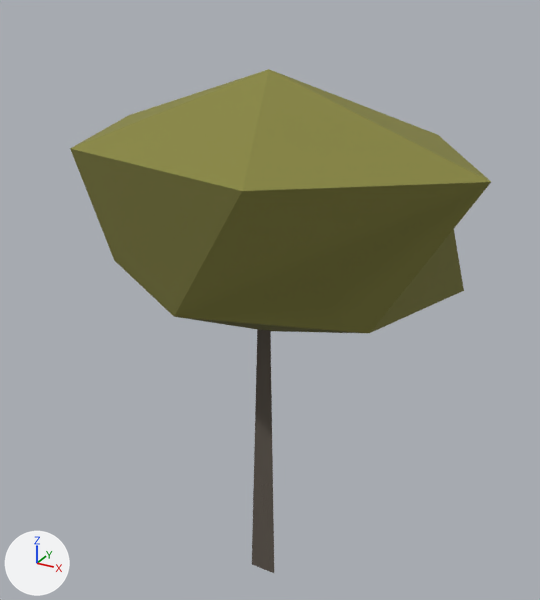
One commit to the glTF model public/models/woody-kit/hackberry-far.glb: the scene before it, then after it.
Both versions are drawn from a camera (50 mm lens) standing at (4.65, -8.34, 8.92) and looking at (0.06, 0.0, 4.75). Lighting does not change. The marker at lower left points along +X, +Y and +Z. The older version comes first. Where no turn or scale is listed for an object, it has been applied to the vertices. Vertices at exactly the same position are counted once.

Objects in the first picture: 'hackberry-far / foliage', 'hackberry-far / wood'.
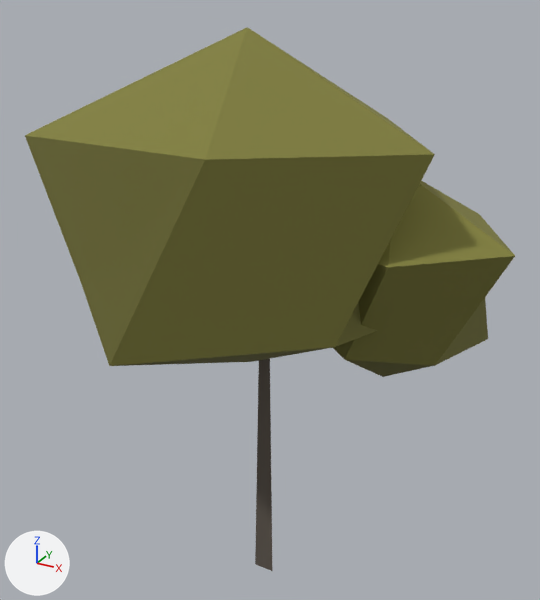
Edits to the scene script, one JSON object a line:
```json
{"block": "me_hackberry_far___foliage", "where": "# used by ob_hackberry_far___foliage; location = (0.0, 0.0, 0.0)"}
{"op": "remove", "block": "me_hackberry_far___foliage", "code": "me_hackberry_far___foliage.from_pydata(...)  # 14 vertices, 24 faces; spans x -2.73..2.95, y -1.86..2.16, z 4.16..7.8"}
{"op": "add", "block": "me_hackberry_far___foliage", "code": "me_hackberry_far___foliage.from_pydata(...)  # 28 vertices, 48 faces; spans x -2.76..3.21, y -2.57..1.78, z 3.7..8.3"}
{"block": "me_hackberry_far___foliage", "change": "me_hackberry_far___foliage part 1: the whole mesh is rebuilt"}
{"block": "me_hackberry_far___wood", "where": "# used by ob_hackberry_far___wood; location = (0.0, 0.0, 0.0)"}
{"op": "remove", "block": "me_hackberry_far___wood", "code": "me_hackberry_far___wood.from_pydata(...)  # 6 vertices, 7 faces; spans x -0.21..0.21, y -0.12..0.25, z 0.0..4.46"}
{"op": "add", "block": "me_hackberry_far___wood", "code": "me_hackberry_far___wood.from_pydata(...)  # 6 vertices, 7 faces; spans x -0.16..0.16, y -0.09..0.19, z 0.0..4.3"}
{"block": "me_hackberry_far___wood", "change": "me_hackberry_far___wood part 2: the whole mesh is scaled about the mesh origin by (0.768, 0.768, 0.964)"}
```

What differs and where, as boxes [x1, y1, x2, y2] in the pictures (540 x 600 px):
```json
{"object": "hackberry-far / foliage", "change": "reshaped", "before": [70, 69, 491, 333], "after": [25, 27, 515, 377], "on screen": "16% wider, 32% taller"}
{"object": "hackberry-far / wood", "change": "rescaled", "before": [252, 329, 274, 573], "after": [255, 359, 272, 571]}
```
